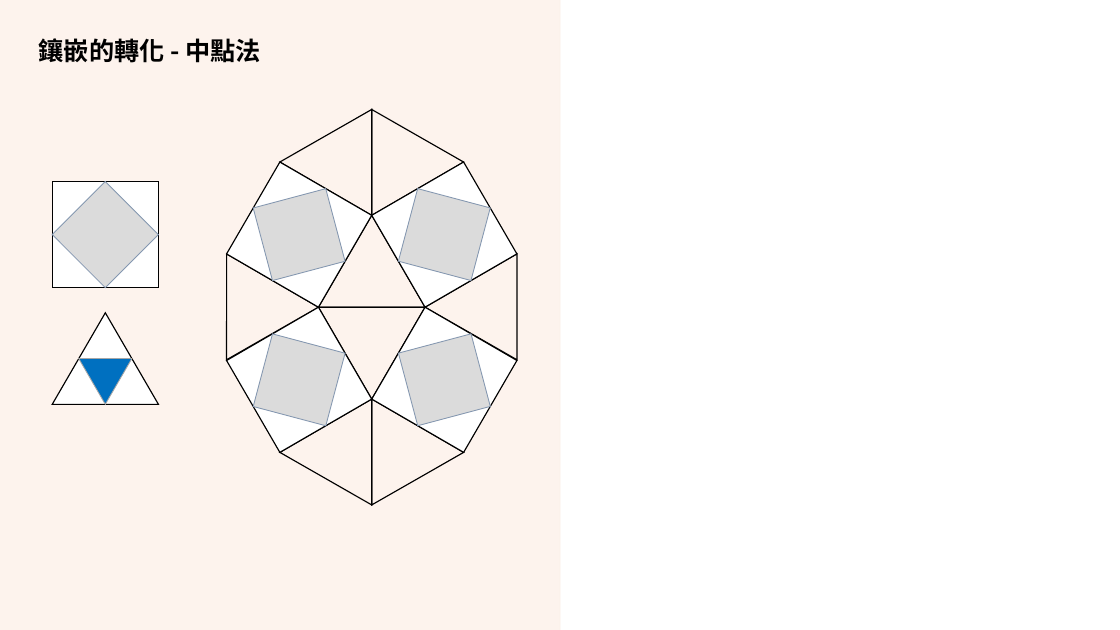
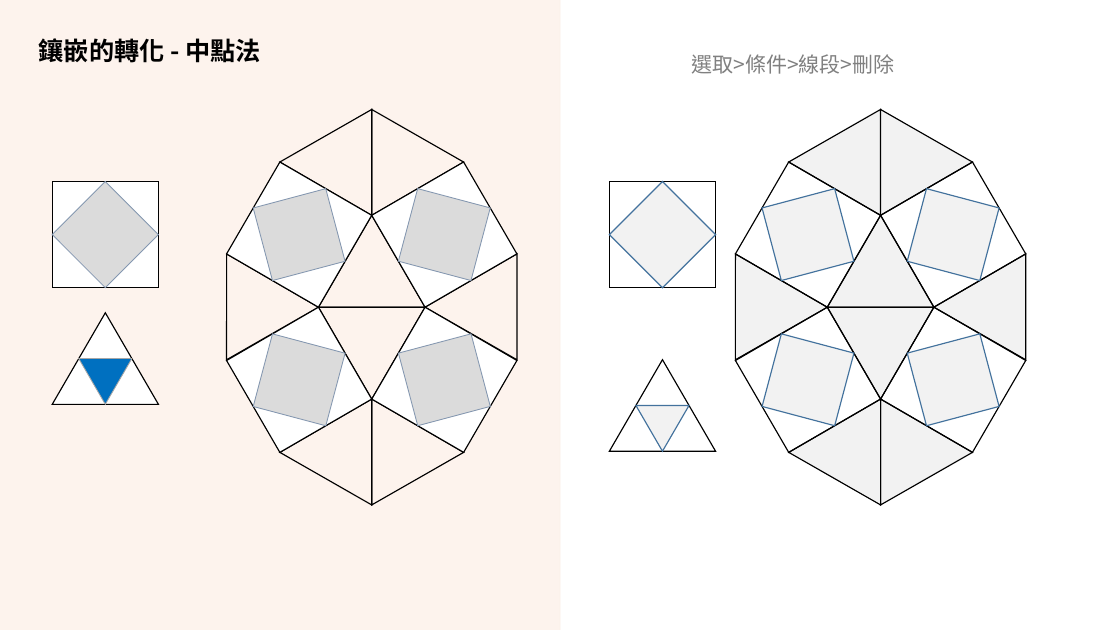
Before and after one commit to LittleD3092/My-Vault, a slide deck: slide 44 of Patterning and Drawing/4/AMA-數藝-5-2-5-密鋪-轉化-2024-0419.pptx (slide 34 before the commit). Drawn at 1120x630 pixels with LibreOffice and Linux fonts; fonts in the diff are those of the drawing; background and template pictures are left out. Boxes give left, top, right and bottom in pixels: in the first picture for what was removed or moved away, otherwise in the second. Text is boxed around its words. In the diff, an @@ line names an element or a change of style, - is before the commit and + after.

```diff
--- a/Patterning and Drawing/4/AMA-數藝-5-2-5-密鋪-轉化-2024-0419.pptx
+++ b/Patterning and Drawing/4/AMA-數藝-5-2-5-密鋪-轉化-2024-0419.pptx
@@ text added at box(691, 54, 894, 74), 18 pt, text #808080 @@
+選取>條件>線段>刪除
@@ triangle added at box(789, 83, 927, 215), fill #F2F2F2, outline #000000 1 pt @@
@@ triangle added at box(834, 83, 972, 215), fill #F2F2F2, outline #000000 1 pt @@
@@ rectangle added at box(736, 162, 881, 307), outline #000000 1 pt @@
@@ freeform shape added at box(736, 162, 881, 307), fill #F2F2F2, outline #43739E 1 pt @@
@@ rectangle added at box(881, 162, 1026, 307), outline #000000 1 pt @@
@@ freeform shape added at box(881, 162, 1026, 307), fill #F2F2F2, outline #43739E 1 pt @@
@@ rectangle added at box(609, 181, 715, 287), outline #000000 1 pt @@
@@ freeform shape added at box(609, 181, 715, 287), fill #F2F2F2, outline #43739E 1 pt @@
@@ triangle added at box(828, 215, 934, 307), fill #F2F2F2, outline #000000 1 pt @@
@@ triangle added at box(690, 254, 827, 387), fill #F2F2F2, outline #000000 1 pt @@
@@ triangle added at box(934, 254, 1072, 387), fill #F2F2F2, outline #000000 1 pt @@
@@ rectangle added at box(736, 307, 881, 452), outline #000000 1 pt @@
@@ freeform shape added at box(736, 307, 881, 452), fill #F2F2F2, outline #43739E 1 pt @@
@@ triangle added at box(828, 308, 934, 399), fill #F2F2F2, outline #000000 1 pt @@
@@ rectangle added at box(881, 307, 1026, 452), outline #000000 1 pt @@
@@ freeform shape added at box(881, 307, 1026, 452), fill #F2F2F2, outline #43739E 1 pt @@
@@ triangle added at box(609, 360, 715, 451), outline #000000 1 pt @@
@@ freeform shape added at box(636, 406, 689, 451), fill #F2F2F2, outline #43739E 1 pt @@
@@ triangle added at box(789, 399, 927, 531), fill #F2F2F2, outline #000000 1 pt @@
@@ triangle added at box(834, 399, 972, 531), fill #F2F2F2, outline #000000 1 pt @@
```
Also in this commit, not shown: 28 other slides changed, 10 slides added, 3 other files.
